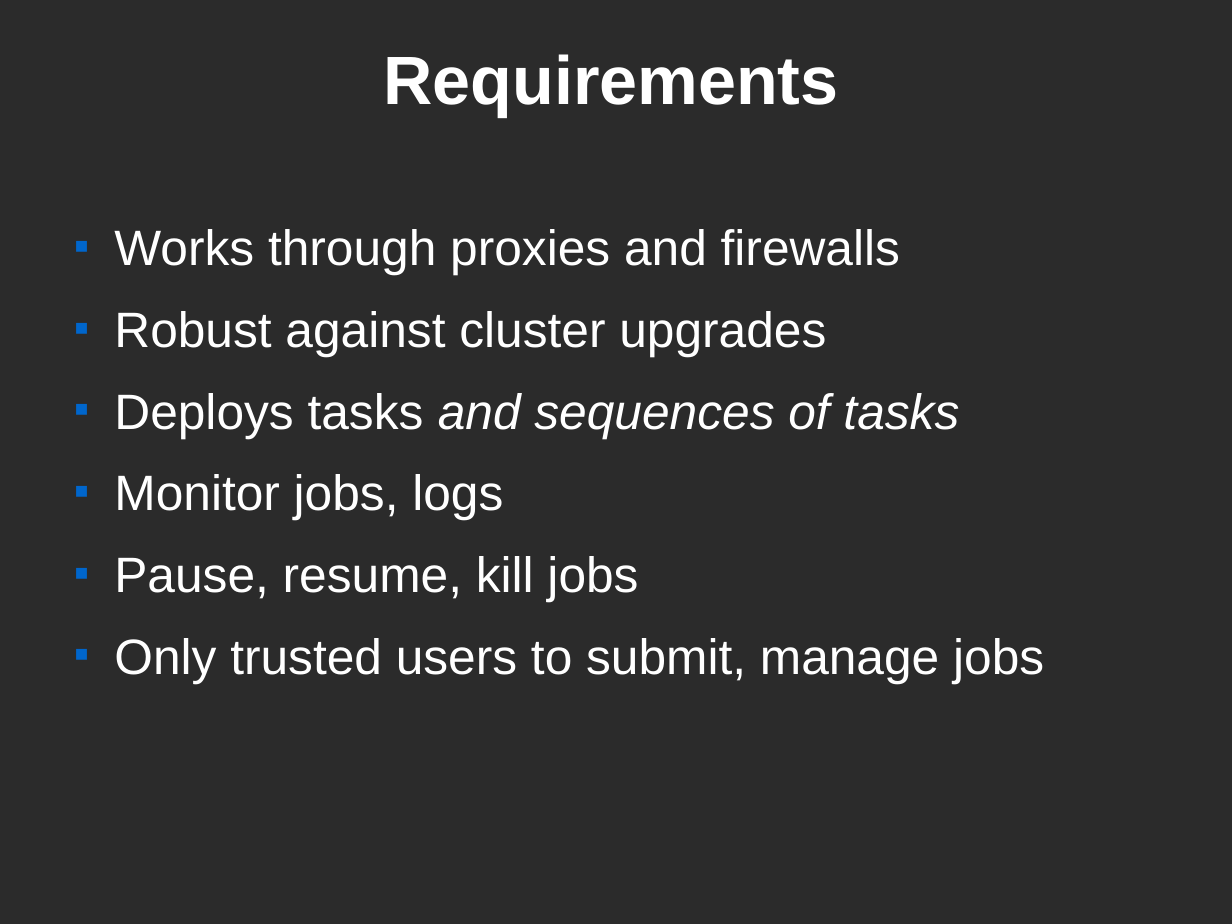
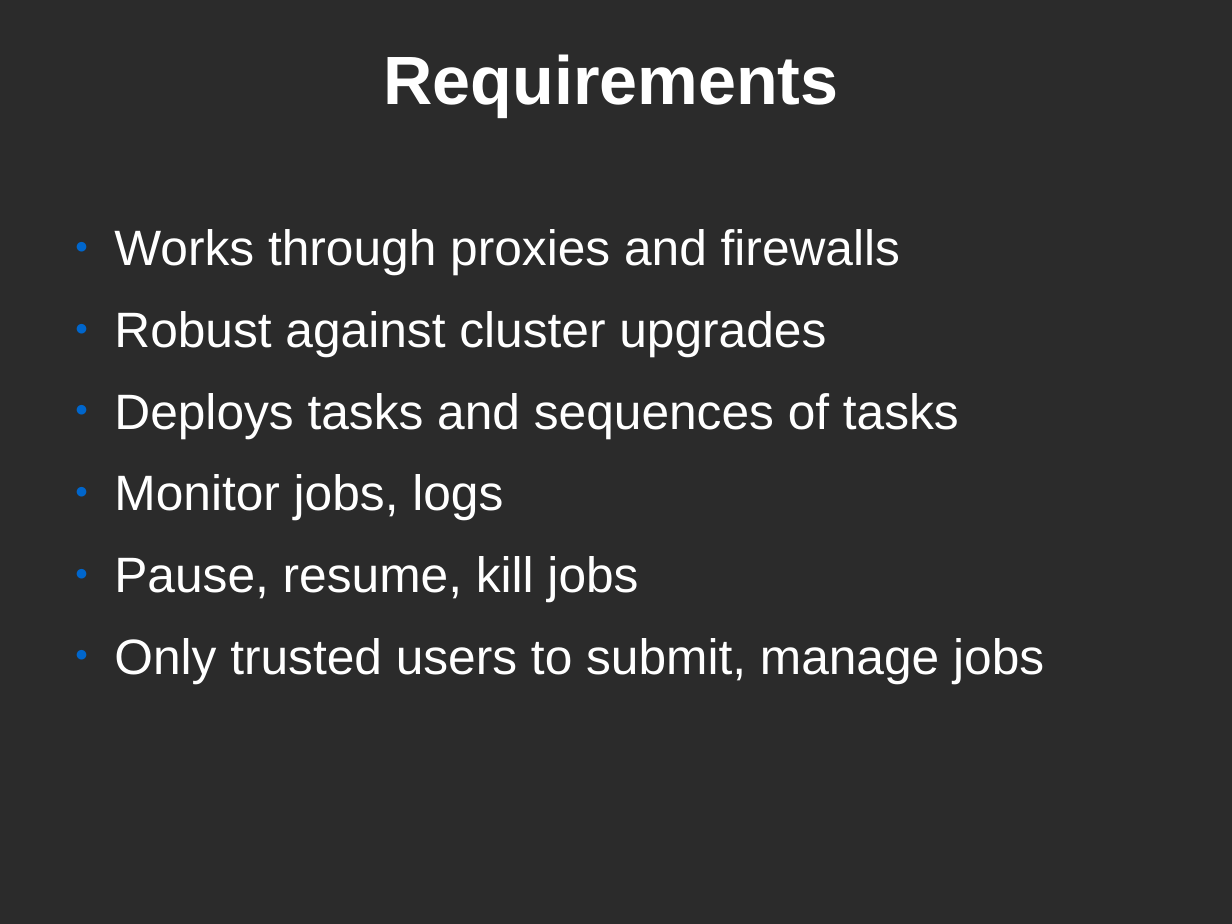
Before and after one commit to rhusar/smartfrog, a slide deck: slide 4 of core/components/hadoop/doc/workshop/mombasa.odp. Drawn at 1232x924 pixels with LibreOffice and Linux fonts; fonts in the diff are those of the drawing; background and template pictures are left out; a plain dark background stands for a picture behind light text. Boxes give left, top, right and bottom in pixels: in the first picture for what was removed or moved away, otherwise in the second. Text is boxed around its words. In the diff, an @@ line names an element or a change of style, - is before the commit and + after.

```diff
--- a/core/components/hadoop/doc/workshop/mombasa.odp
+++ b/core/components/hadoop/doc/workshop/mombasa.odp
@@ text "Works through proxies and firewalls" at [114,229,1044,683]: italic off in "and sequences of tasks"; bullet ■ to ● @@
```
Also in this commit, not shown: 6 other slides changed, 2 slides added, 1 slide removed.
